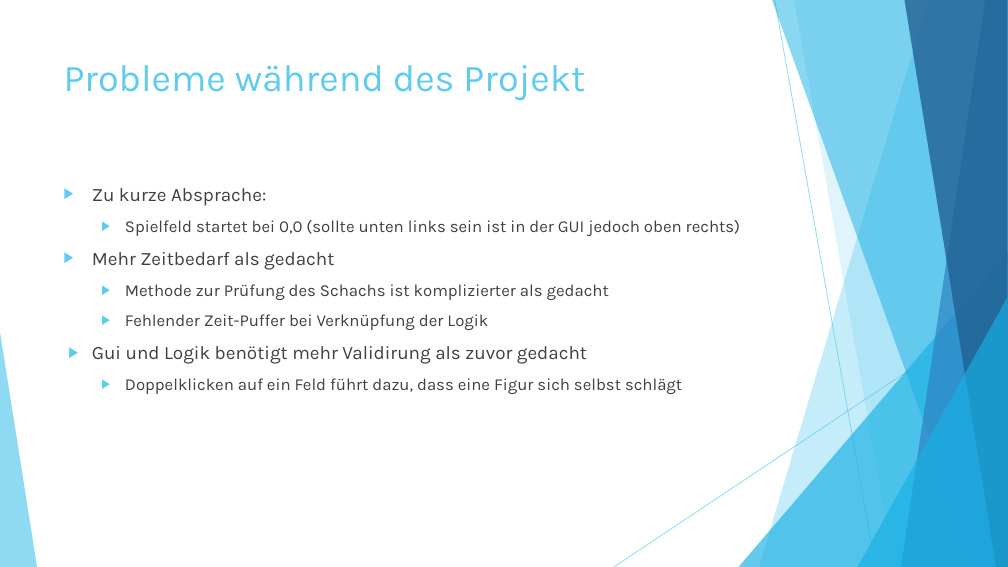
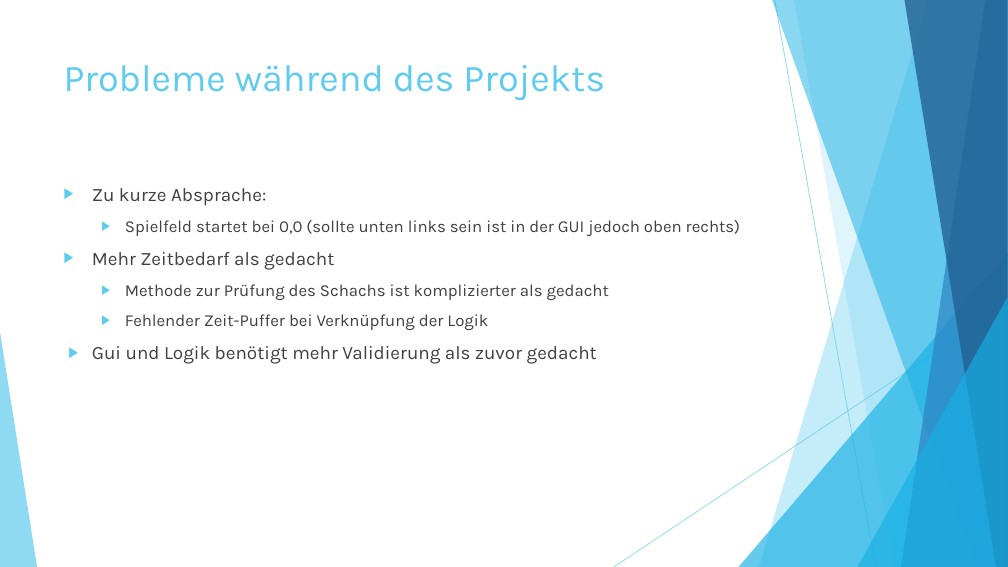
Before and after one commit to ThomasWagner-dev/Schach, a slide deck: slide 17 of Schachprojekt.pptx (slide 8 before the commit). Drawn at 1008x567 pixels with LibreOffice and Linux fonts; fonts in the diff are those of the drawing. Boxes give left, top, right and bottom in pixels: in the first picture for what was removed or moved away, otherwise in the second. Text is boxed around its words. In the diff, an @@ line names an element or a change of style, - is before the commit and + after.

```diff
--- a/Schachprojekt.pptx
+++ b/Schachprojekt.pptx
@@ title at (64, 65, 605, 101): text changed @@
-Probleme während des Projekt
+Probleme während des Projekts
@@ text at (92, 346, 597, 364): text changed; size 16 to 18 pt @@
-▶ Gui und Logik benötigt mehr Validirung als zuvor gedacht
-  ▶ Doppelklicken auf ein Feld führt dazu, dass eine Figur sich selbst schlägt
+▶ Gui und Logik benötigt mehr Validierung als zuvor gedacht
```
Also in this commit, not shown: 3 other slides changed, 10 slides added, 1 other file.
